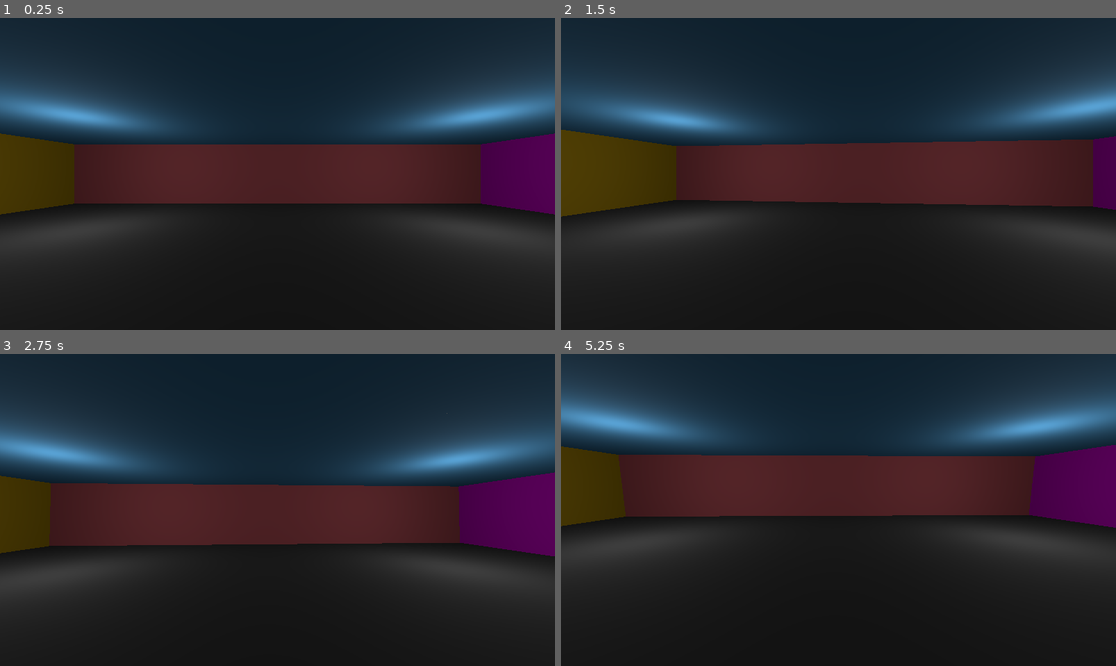
Above: before the commit, frames 1-4 (two rows, left to right).
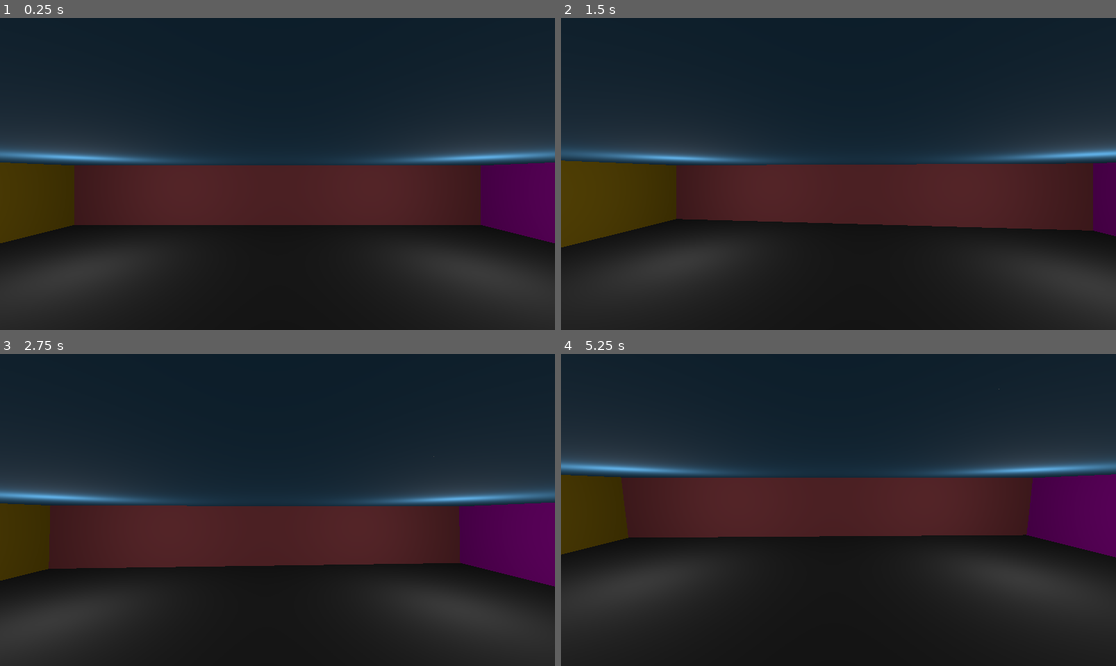
Above: after the commit, the same moments.

Repository: dreac0nic/acerola-jam-0-aberration
Game: Godot game, scene res://maps/dev/look_room.tscn
Two runs of this game, one before a commit and one after it. Both use one fixed random seed, a clock stepped at 60 frames per second and the inputs below. The project has no main scene, so this scene is started directly.
Inputs (mouse positions are in pixels of both pictures, inside the frame that each line leads up to):
- Up to frame 1 (0.25 s): no input
- Up to frame 2 (1.5 s): tap Enter at 0.5 s; move the mouse to (866, 174) at 0.52 s; hold W (move_forward) from 0.53 s (still down); tap Keypad 2 (look_down) at 0.6 s; tap Space (jump) at 0.77, 1.25 s; move the mouse to (810, 174) at 1.27 s; tap Keypad 8 (look_up) at 1.35 s
- Up to frame 3 (2.75 s): keep holding W (move_forward); tap Space (jump) at 1.52 s; tap Enter at 2 s; move the mouse to (288, 503) at 2.02 s; hold Shift (sprint) from 2.03 s (still down)
- Up to frame 4 (5.25 s): keep holding W (move_forward); tap Space (jump) at 2.75, 3.02, 3.77, 4.25, 4.52 s; move the mouse to (832, 516) at 2.77 s; release Shift (sprint) at 2.78 s; tap Keypad 2 (look_down) at 2.85, 5.1 s; tap Enter at 3.5 s; move the mouse to (877, 513) at 3.52 s; tap Keypad 8 (look_up) at 3.6 s; move the mouse to (794, 506) at 4.27 s; tap Shift (sprint) at 4.35 s; move the mouse to (844, 510) at 5.02 s

The runs differ from the first frame. In frame 1, 26% of the frame differs, in the area x 0-100%, y 15-88%; in frame 2, 26%; in frame 3, 26%; in frame 4, 27%, in the area x 0-100%, y 6-80%.

Commit message:
Move player up to test falling

Diff:
--- a/maps/dev/look_room.tscn
+++ b/maps/dev/look_room.tscn
@@ -77,4 +77,4 @@
 omni_attenuation = 1.46409
 
 [node name="Player" parent="." instance=ExtResource("1_v8ml8")]
-transform = Transform3D(1, 0, 0, 0, 1, 0, 0, 0, 1, 0, 1, 0)
+transform = Transform3D(1, 0, 0, 0, 1, 0, 0, 0, 1, 0, 2.25, 0)
